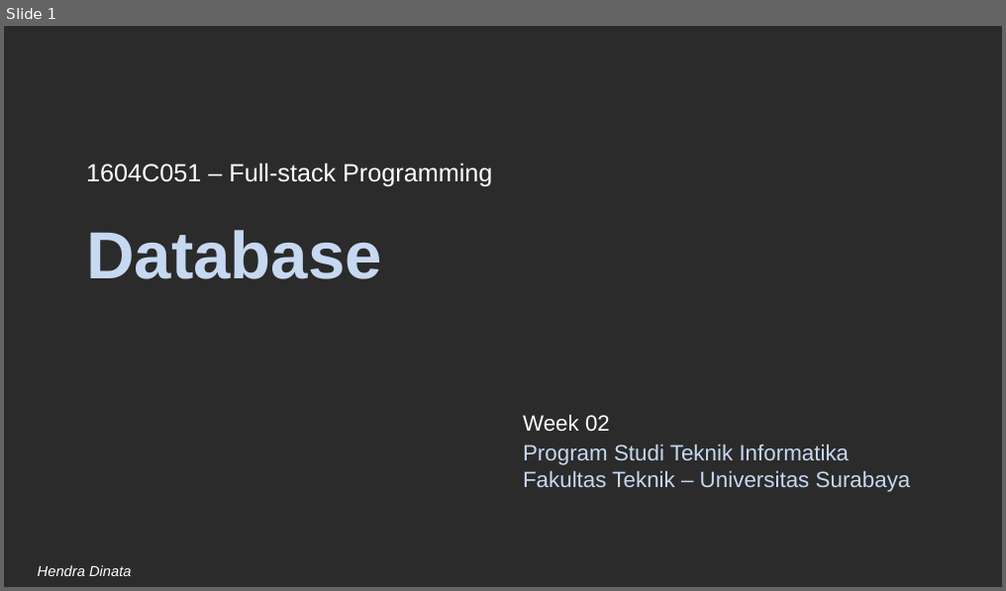
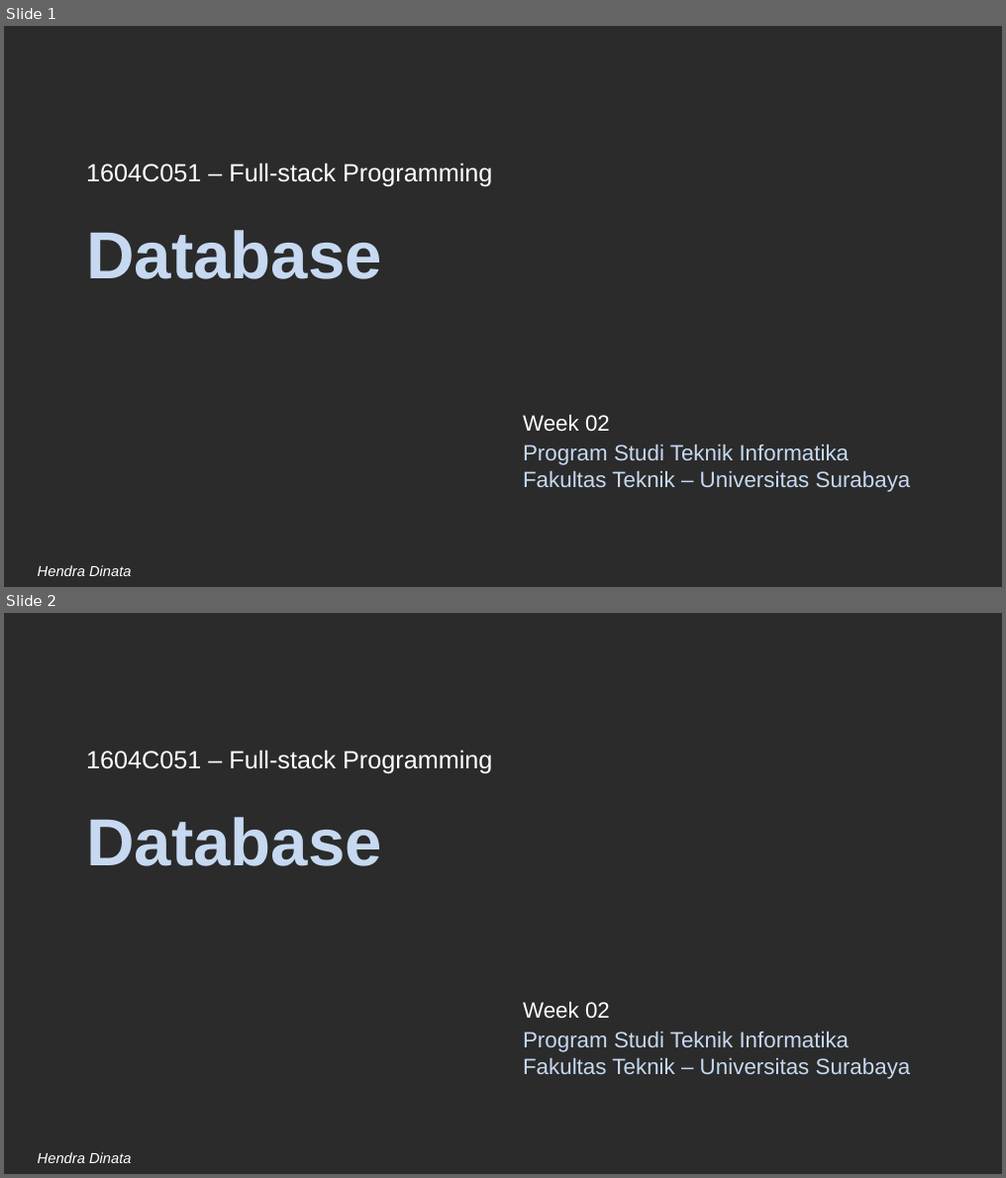
Before and after one commit to rajinkoding/pagihari, a slide deck: Week 02 - DB.pptx. Shown one above the other, each under a label of ours: slide 1 before the commit, slides 1 and 2 after it. The pictures are 1006x591 and 1006x1178 pixels, drawn with LibreOffice and Linux fonts; fonts in the diff are those of the drawing; background and template pictures are left out; a plain dark background stands for a picture behind light text. Boxes give left, top, right and bottom in pixels: in the first picture for what was removed or moved away, otherwise in the second. Text is boxed around its words. In the diff, an @@ line names an element or a change of style, - is before the commit and + after.

```diff
--- a/Week 02 - DB.pptx
+++ b/Week 02 - DB.pptx
@@ slide 2 added at bbox=[4, 613, 1002, 1174], background picture (left out); not listed: 1 template element that a slide beside it also shows @@
@@ text added at bbox=[86, 750, 492, 774], 24 pt, text #FFFFFF @@
+1604C051 – Full-stack Programming
@@ title added at bbox=[86, 817, 382, 866], 64 pt, text #C6D9F1, bold @@
+Database
@@ subtitle added at bbox=[523, 1002, 610, 1018], 21.3 pt, text #FFFFFF @@
+Week 02
@@ text added at bbox=[38, 1153, 132, 1163], 14 pt, text #FFFFFF, italic @@
+Hendra Dinata
```
Also in this commit, not shown: 2 other files.
